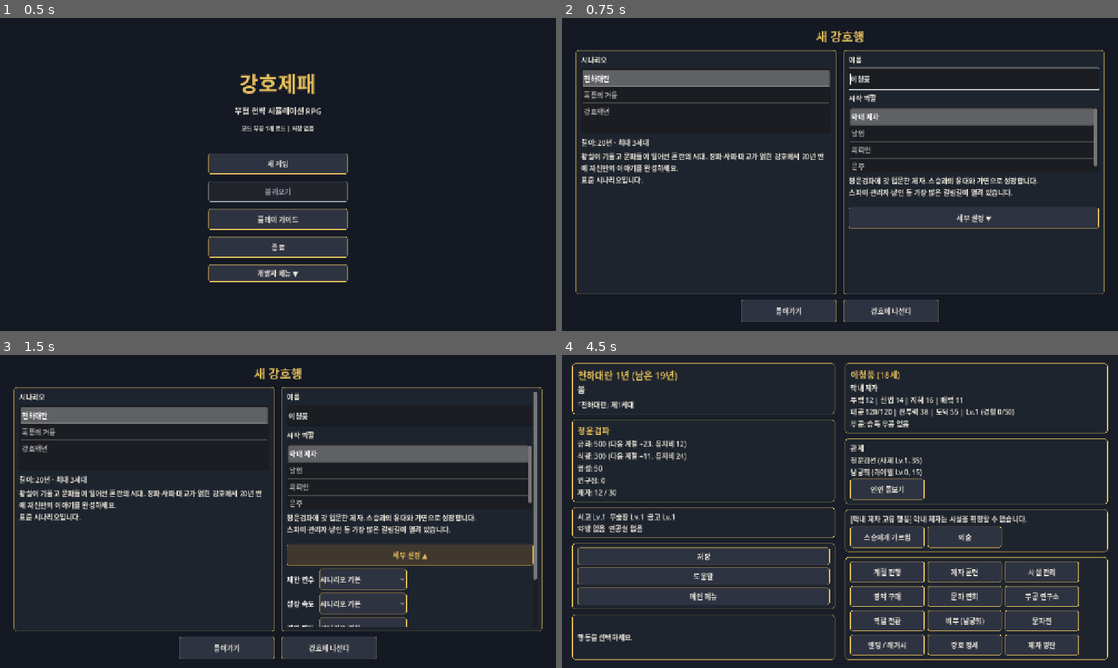
Above: before the commit, frames 1-4 (two rows, left to right).
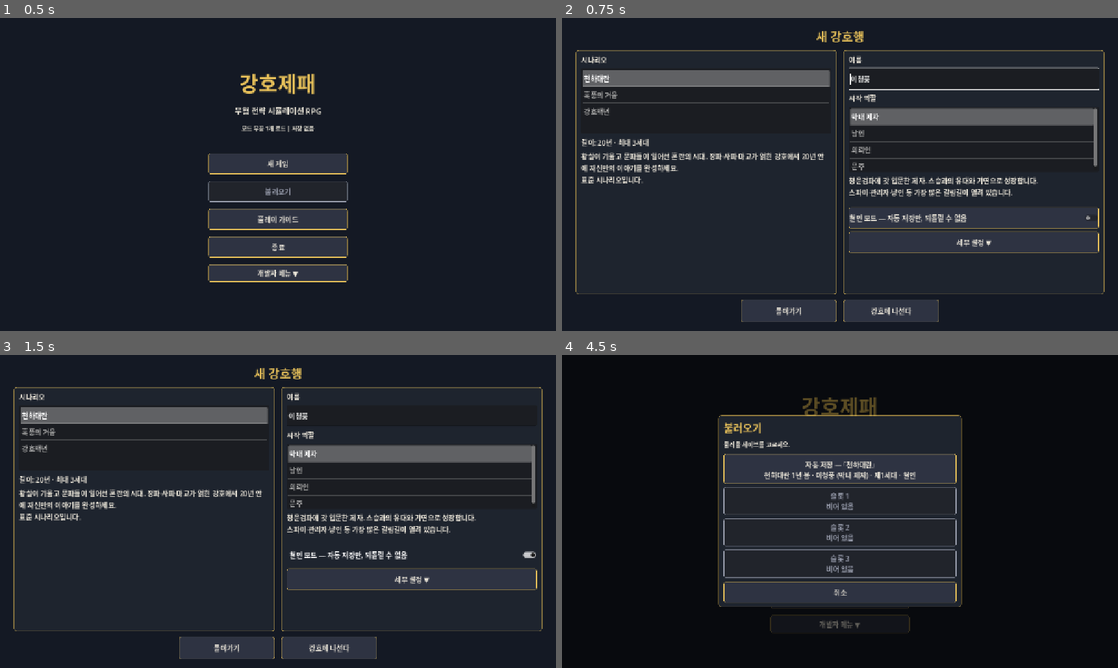
Above: after the commit, the same moments.

Repository: soulfactorx/StrongholdEmpire
Game: Godot game, scene res://scenes/main.tscn
Same seed, same stepped clock (60 frames per second), same inputs: the game is played once before the commit and once after it.
Inputs (mouse positions are in pixels of both pictures, inside the frame that each line leads up to):
- Up to frame 1 (0.5 s): no input
- Up to frame 2 (0.75 s): click "새 게임" at 0.5 s
- Up to frame 3 (1.5 s): click (411, 555) at 1.25 s, where only the run after the commit has a clickable "철인 모드 — 자동 저장만, 되돌릴 수 없음"
- Up to frame 4 (4.5 s): click "강호에 나선다" at 2 s; click "저장" at 2.75 s; click "메인 메뉴" at 3.5 s; click "불러오기" at 4.25 s

Frame 1 is identical in both runs. In frame 2, 0.8% of the frame differs, in the area x 51-97%, y 62-76%; in frame 3, 4.3%; in frame 4, 78%, in the area x 0-100%, y 0-100%.

Commit message:
M8-4 저장: 슬롯 3개와 자동 저장, 철인 모드, 세이브 마이그레이션
- 저장 슬롯: 자동 저장 + 수동 1~3. 슬롯 1은 예전 세이브 파일 이름 그대로라 기존 세이브가 이어진다
  - 세이브에 요약(날짜·인물·역할·시나리오·세대·철인·엔딩)을 넣어 슬롯 목록에 표시
  - 경영 화면 [저장] → 슬롯 고르기, 메인 메뉴 [불러오기] → 자동/슬롯 고르기 (빈 슬롯은 비활성)
- 자동 저장: 계절 진행이 끝날 때, 경영 화면에서 메인 메뉴로 나갈 때
- 철인 모드: 새 게임 화면에서 선택. 수동 저장 없이 자동 저장만 쓴다
- SaveManager.migrate: 버전별로 생긴 항목을 오래된 버전부터 기본값으로 채운다.
  더 새 버전의 세이브와 손상된 세이브는 거부
- 테스트·경제 시뮬레이터는 별도 세이브 폴더를 써서 실제 세이브를 건드리지 않는다
- 스모크 테스트 추가 (827 → 856개 검사), 도움말·구현 계획 갱신

Co-Authored-By: Claude Opus 5.5 <noreply@anthropic.com>
Claude-Session: https://claude.ai/code/session_01XbdTiwmV8RT66UTYn7Aesn

Diff:
--- a/scenes/UI/new_game_screen.tscn
+++ b/scenes/UI/new_game_screen.tscn
@@ -118,6 +118,12 @@
 text = "역할 설명"
 autowrap_mode = 3
 
+[node name="IronmanCheck" type="CheckButton" parent="Margin/VBox/Columns/CharacterPanel/Scroll/CharacterVBox"]
+unique_name_in_owner = true
+custom_minimum_size = Vector2(0, 48)
+layout_mode = 2
+text = "철인 모드 — 자동 저장만, 되돌릴 수 없음"
+
 [node name="SettingsToggle" type="Button" parent="Margin/VBox/Columns/CharacterPanel/Scroll/CharacterVBox"]
 unique_name_in_owner = true
 custom_minimum_size = Vector2(0, 48)
--- a/scripts/Systems/game_manager.gd
+++ b/scripts/Systems/game_manager.gd
@@ -26,6 +26,8 @@
 var legacy_records: Array[LegacyData] = []
 ## 전투에서 본 상대 무공 {무공 id: {id, name, element}} — 무공 연구소에서 분석한다. 세대를 넘어 남는다.
 var observed_arts: Dictionary = {}
+## 철인 모드 (자동 저장만, 수동 저장 불가)
+var ironman: bool = false
 ## 우리 문파를 침공해 온 세력 id (대응을 고르기 전까지). 없으면 ""
 var pending_invasion: String = ""
 ## 강호 소식 (세력 AI의 행동, 최근 것이 뒤에)
@@ -57,14 +59,17 @@
 
 ## 새 게임을 시작한다. role_id는 StartingRoles.ROLES의 id.
 ## overrides는 새 게임 "세부 설정"에서 바꾼 시나리오 파라미터다.
+## ironman: 철인 모드. 자동 저장 하나만 쓰고 수동 저장을 할 수 없어 선택을 되돌릴 수 없다.
 func start_new_game(
 	display_name: String,
 	role_id: String,
 	scenario_id: String = ScenarioManager.DEFAULT_ID,
-	overrides: Dictionary = {}
+	overrides: Dictionary = {},
+	ironman_mode: bool = false
 ) -> void:
 	ScenarioManager.activate(scenario_id, overrides)
 	_initialize_new_game(role_id, display_name)
+	ironman = ironman_mode
 	is_game_active = true
 	EventBus.character_updated.emit(player_character)
 	EventBus.resources_changed.emit(player_sect)
@@ -192,6 +197,7 @@
 	# 침공을 받은 계절에는 기연 대신 침공에 대응한다.
 	if not is_game_over() and pending_invasion.is_empty():
 		_try_trigger_event()
+	autosave()
 	EventBus.turn_advanced.emit(current_year, get_current_season())
 	EventBus.resources_changed.emit(player_sect)
 
@@ -912,8 +918,30 @@
 	mod_martial_arts = _ModLoader.load_martial_arts_from_json()
 
 
-func save_game() -> Dictionary:
+## 수동 저장. 철인 모드에서는 할 수 없다.
+func save_game(slot: int = 1) -> Dictionary:
+	if ironman and slot != _SaveManager.AUTO_SLOT:
+		return {"success": false, "message": "철인 모드에서는 계절이 바뀔 때 자동으로만 저장됩니다."}
+	return _SaveManager.save_game(_build_save_state(), slot)
+
+
+## 계절이 바뀔 때마다 자동 저장 슬롯에 저장한다.
+func autosave() -> Dictionary:
+	return _SaveManager.save_game(_build_save_state(), _SaveManager.AUTO_SLOT)
+
+
+func _build_save_state() -> Dictionary:
 	var state: Dictionary = {
+		"summary": {
+			"name": player_character.display_name,
+			"role": player_character.get_role_name(),
+			"date": get_date_text(),
+			"scenario": ScenarioManager.current.get("title", ""),
+			"generation": generation,
+			"ironman": ironman,
+			"ending": EndingManager.get_ending(current_ending_id).get("title", "") if not current_ending_id.is_empty() else "",
+		},
+		"ironman": ironman,
 		"version": _SaveManager.SAVE_VERSION,
 		"scenario_id": ScenarioManager.current_id,
 		"scenario_overrides": ScenarioManager.user_overrides,
@@ -938,11 +966,11 @@
 		"relationships": _SaveManager.serialize_relationships(player_relationships),
 		"legacy_records": _SaveManager.serialize_legacy(legacy_records),
 	}
-	return _SaveManager.save_game(state)
-
-
-func load_game() -> Dictionary:
-	var result: Dictionary = _SaveManager.load_game()
+	return state
+
+
+func load_game(slot: int = 1) -> Dictionary:
+	var result: Dictionary = _SaveManager.load_game(slot)
 	if not result["success"]:
 		return result
 	_apply_save_data(result["data"])
@@ -971,6 +999,7 @@
 		role_history.append(str(role_name))
 	# 역할 자원이 없는 구버전 세이브는 기본값으로 시작한다.
 	role_state = RoleActions.restore_state(data.get("role_state", {}))
+	ironman = data.get("ironman", false) == true
 	challenge_target = str(data.get("challenge_target", ""))
 	pending_invasion = str(data.get("pending_invasion", ""))
 	world_news.clear()
@@ -1012,8 +1041,8 @@
 	refresh_role_transitions()
 
 
-func has_save_file() -> bool:
-	return _SaveManager.has_save()
+func has_save_file(slot: int = -1) -> bool:
+	return _SaveManager.has_save(slot)
 
 
 func _apply_event_result(result: Dictionary) -> void:
--- a/scripts/Systems/save_manager.gd
+++ b/scripts/Systems/save_manager.gd
@@ -1,30 +1,116 @@
 class_name SaveManager
 extends RefCounted
 
-const SAVE_PATH := "user://save_slot_1.json"
+## 세이브 파일: 자동 저장 슬롯(0)과 수동 슬롯 1~SLOT_COUNT. 슬롯 1은 예전 단일 슬롯 파일과 같은 이름이다.
+## 불러올 때 migrate()가 버전을 순서대로 올린다.
+
 const SAVE_VERSION := 12
-
-
-static func save_game(state: Dictionary) -> Dictionary:
-	var file := FileAccess.open(SAVE_PATH, FileAccess.WRITE)
+const SLOT_COUNT := 3
+const AUTO_SLOT := 0
+
+## 세이브 폴더. 테스트는 다른 폴더를 써서 실제 세이브를 건드리지 않는다.
+static var save_dir: String = "user://"
+
+## 버전별로 새로 생긴 항목과 기본값. 그 버전보다 오래된 세이브에 없으면 채운다.
+## (캐릭터·문파 안의 새 필드는 deserialize_* 함수가 기본값을 넣는다)
+const MIGRATIONS: Dictionary = {
+	4: {"flag_turns": {}, "role_history": []},
+	6: {"scenario_id": "cheonha", "scenario_overrides": {}},
+	8: {"role_state": {}},
+	10: {"observed_arts": {}, "analyzed_elements": []},
+	11: {"challenge_target": ""},
+	12: {"pending_invasion": "", "world_news": []},
+}
+
+
+static func get_slot_path(slot: int) -> String:
+	if slot == AUTO_SLOT:
+		return save_dir.path_join("save_auto.json")
+	return save_dir.path_join("save_slot_%d.json" % slot)
+
+
+static func is_valid_slot(slot: int) -> bool:
+	return slot >= AUTO_SLOT and slot <= SLOT_COUNT
+
+
+static func save_game(state: Dictionary, slot: int = 1) -> Dictionary:
+	if not is_valid_slot(slot):
+		return {"success": false, "message": "없는 저장 슬롯입니다."}
+	DirAccess.make_dir_recursive_absolute(save_dir)
+	var file := FileAccess.open(get_slot_path(slot), FileAccess.WRITE)
 	if file == null:
 		return {"success": false, "message": "세이브 파일을 쓸 수 없습니다."}
 	file.store_string(JSON.stringify(state, "\t"))
-	return {"success": true, "message": "게임을 저장했습니다."}
-
-
-static func load_game() -> Dictionary:
-	if not FileAccess.file_exists(SAVE_PATH):
+	var where: String = "자동 저장" if slot == AUTO_SLOT else "슬롯 %d" % slot
+	return {"success": true, "message": "게임을 저장했습니다. (%s)" % where}
+
+
+static func load_game(slot: int = 1) -> Dictionary:
+	if not is_valid_slot(slot) or not FileAccess.file_exists(get_slot_path(slot)):
 		return {"success": false, "message": "저장된 게임이 없습니다."}
-	var file := FileAccess.open(SAVE_PATH, FileAccess.READ)
-	var json := JSON.new()
-	if json.parse(file.get_as_text()) != OK:
+	var data: Variant = _read(slot)
+	if not data is Dictionary:
 		return {"success": false, "message": "세이브 파일이 손상되었습니다."}
-	return {"success": true, "message": "게임을 불러왔습니다.", "data": json.data}
-
-
-static func has_save() -> bool:
-	return FileAccess.file_exists(SAVE_PATH)
+	if int(data.get("version", 1)) > SAVE_VERSION:
+		return {"success": false, "message": "더 새로운 버전의 게임에서 만든 세이브입니다."}
+	return {"success": true, "message": "게임을 불러왔습니다.", "data": migrate(data)}
+
+
+static func _read(slot: int) -> Variant:
+	var file := FileAccess.open(get_slot_path(slot), FileAccess.READ)
+	if file == null:
+		return null
+	return JSON.parse_string(file.get_as_text())
+
+
+## 슬롯을 하나도 쓰지 않았으면 false. slot을 주면 그 슬롯만 본다.
+static func has_save(slot: int = -1) -> bool:
+	if slot >= 0:
+		return FileAccess.file_exists(get_slot_path(slot))
+	for i in range(AUTO_SLOT, SLOT_COUNT + 1):
+		if FileAccess.file_exists(get_slot_path(i)):
+			return true
+	return false
+
+
+static func delete_save(slot: int) -> void:
+	if has_save(slot):
+		DirAccess.remove_absolute(get_slot_path(slot))
+
+
+## 슬롯 목록에 보여 줄 요약: {exists, title, detail}. 세이브의 summary 항목을 읽는다.
+static func get_slot_summary(slot: int) -> Dictionary:
+	var label: String = "자동 저장" if slot == AUTO_SLOT else "슬롯 %d" % slot
+	if not has_save(slot):
+		return {"exists": false, "title": label, "detail": "비어 있음"}
+	var data: Variant = _read(slot)
+	if not data is Dictionary:
+		return {"exists": true, "title": label, "detail": "손상된 세이브"}
+	var summary: Dictionary = data.get("summary", {})
+	var detail: String = "%s · %s (%s) · 제%d세대" % [
+		summary.get("date", "?"), summary.get("name", "?"), summary.get("role", "?"), int(summary.get("generation", 1)),
+	]
+	if summary.get("ironman", false):
+		detail += " · 철인"
+	if not str(summary.get("ending", "")).is_empty():
+		detail += " · " + str(summary["ending"])
+	return {"exists": true, "title": "%s — 「%s」" % [label, summary.get("scenario", "")], "detail": detail}
+
+
+## 오래된 세이브를 현재 버전으로 올린다. 버전마다 새로 생긴 항목에 기본값을 채운다.
+static func migrate(data: Dictionary) -> Dictionary:
+	var version: int = int(data.get("version", 1))
+	var steps: Array = MIGRATIONS.keys()
+	steps.sort()
+	for step in steps:
+		if version >= step:
+			continue
+		var defaults: Dictionary = MIGRATIONS[step]
+		for key in defaults:
+			if not data.has(key):
+				data[key] = defaults[key].duplicate() if defaults[key] is Dictionary or defaults[key] is Array else defaults[key]
+	data["version"] = SAVE_VERSION
+	return data
 
 
 static func serialize_character(character: CharacterData) -> Dictionary:
--- a/scripts/Tests/smoke_test.gd
+++ b/scripts/Tests/smoke_test.gd
@@ -19,6 +19,8 @@
 	"res://scenes/UI/new_game_screen.tscn",
 ]
 
+const TEST_SAVE_DIR := "user://_test_saves/"
+
 var _failures: int = 0
 ## 끝까지 실행된 검사 함수 이름
 var _completed: Dictionary = {}
@@ -26,6 +28,9 @@
 
 
 func _initialize() -> void:
+	# 테스트의 저장(자동 저장 포함)은 실제 세이브와 다른 폴더에 한다.
+	SaveManager.save_dir = TEST_SAVE_DIR
+	_clear_test_saves()
 	_test_scenes_load()
 	_check(_completed.has("_test_scenes_load"), "_test_scenes_load 끝까지 실행")
 	_test_level_curve()
@@ -152,14 +157,23 @@
 	_check(_completed.has("_test_diplomacy_screen"), "_test_diplomacy_screen 끝까지 실행")
 	_test_sect_ai()
 	_check(_completed.has("_test_sect_ai"), "_test_sect_ai 끝까지 실행")
+	_test_save_slots()
+	_check(_completed.has("_test_save_slots"), "_test_save_slots 끝까지 실행")
 	await _test_invasion_flow()
 	_check(_completed.has("_test_invasion_flow"), "_test_invasion_flow 끝까지 실행")
+	await _test_save_screens()
+	_check(_completed.has("_test_save_screens"), "_test_save_screens 끝까지 실행")
 
 	print("스모크 테스트: %d개 검사, %d개 실패" % [_checks, _failures])
 	# 재생 중인 효과음을 멈추고, 오디오 스레드가 재생 객체를 놓을 때까지 잠시 기다린다.
 	root.get_node("AudioManager").stop_all()
 	await create_timer(0.3).timeout
 	quit(1 if _failures > 0 else 0)
+
+
+func _clear_test_saves() -> void:
+	for slot in range(SaveManager.AUTO_SLOT, SaveManager.SLOT_COUNT + 1):
+		SaveManager.delete_save(slot)
 
 
 func _check(condition: bool, label: String) -> void:
@@ -3609,3 +3623,111 @@
 	SceneRouter.goto(self, SceneRouter.MAIN_MENU)
 	await process_frame
 	_completed["_test_invasion_flow"] = true
+
+
+func _test_save_slots() -> void:
+	var gm: Node = root.get_node("GameManager")
+	_clear_test_saves()
+	_check(not gm.has_save_file(), "테스트 세이브 폴더는 비어서 시작")
+
+	# 슬롯마다 따로 저장·불러오기
+	gm.start_new_game("하나", "leader", ScenarioManager.DEFAULT_ID, {"event_rate": 0.0})
+	gm.player_sect.gold = 111
+	_check(gm.save_game(1)["success"] and gm.has_save_file(1) and not gm.has_save_file(2), "슬롯 1 저장")
+	gm.start_new_game("둘", "wanderer", ScenarioManager.DEFAULT_ID, {"event_rate": 0.0})
+	gm.player_sect.gold = 222
+	gm.save_game(2)
+	_check(not gm.save_game(9)["success"], "없는 슬롯 거부")
+	_check(gm.load_game(1)["success"] and gm.player_character.display_name == "하나" and gm.player_sect.gold == 111, "슬롯 1 불러오기")
+	_check(gm.load_game(2)["success"] and gm.player_character.display_name == "둘" and gm.player_sect.gold == 222, "슬롯 2 불러오기")
+	_check(not gm.load_game(3)["success"], "빈 슬롯은 불러올 수 없음")
+	var summary: Dictionary = SaveManager.get_slot_summary(2)
+	_check(summary["exists"] and summary["detail"].contains("둘") and summary["detail"].contains("낭인") and summary["title"].contains("천하대란"), "슬롯 요약: 날짜·인물·역할·시나리오")
+	_check(not SaveManager.get_slot_summary(3)["exists"], "빈 슬롯 요약")
+
+	# 계절이 바뀔 때마다 자동 저장
+	gm.start_new_game("자동", "young_disciple", ScenarioManager.DEFAULT_ID, {"event_rate": 0.0})
+	SaveManager.delete_save(SaveManager.AUTO_SLOT)
+	gm.advance_turn()
+	_check(gm.has_save_file(SaveManager.AUTO_SLOT), "계절 진행 시 자동 저장")
+	var date: String = gm.get_date_text()
+	gm.advance_turn()
+	gm.load_game(SaveManager.AUTO_SLOT)
+	_check(gm.get_date_text() != date and gm.player_character.display_name == "자동", "자동 저장은 가장 최근 계절")
+
+	# 철인 모드: 수동 저장 불가, 자동 저장만
+	gm.start_new_game("철인", "young_disciple", ScenarioManager.DEFAULT_ID, {"event_rate": 0.0}, true)
+	_check(gm.ironman and not gm.save_game(3)["success"] and not gm.has_save_file(3), "철인 모드: 수동 저장 불가")
+	gm.advance_turn()
+	gm.start_new_game("다른 판", "young_disciple", ScenarioManager.DEFAULT_ID, {"event_rate": 0.0})
+	_check(not gm.ironman, "새 게임 기본은 철인 모드 아님")
+	gm.load_game(SaveManager.AUTO_SLOT)
+	_check(gm.ironman and gm.player_character.display_name == "철인", "철인 모드는 세이브에 남음")
+	_check(SaveManager.get_slot_summary(SaveManager.AUTO_SLOT)["detail"].contains("철인"), "슬롯 요약에 철인 모드 표시")
+
+	# 마이그레이션: 오래된 세이브는 버전마다 생긴 항목을 기본값으로 채운다
+	var old: Dictionary = {"version": 3, "current_year": 2, "character": {"display_name": "옛사람"}, "sect": {"gold": 300}}
+	var migrated: Dictionary = SaveManager.migrate(old.duplicate(true))
+	_check(migrated["version"] == SaveManager.SAVE_VERSION, "마이그레이션: 현재 버전으로")
+	var filled: bool = true
+	for step in SaveManager.MIGRATIONS:
+		for key in SaveManager.MIGRATIONS[step]:
+			filled = filled and migrated.has(key)
+	_check(filled and migrated["scenario_id"] == "cheonha" and migrated["world_news"] is Array, "마이그레이션: 버전별 항목 기본값")
+	var newer: Dictionary = SaveManager.migrate({"version": 9, "role_state": {"bounty": 7}})
+	_check(newer["role_state"]["bounty"] == 7 and not newer.has("flag_turns"), "마이그레이션: 이미 있는 항목·이전 버전 항목은 건드리지 않음")
+	var file := FileAccess.open(SaveManager.get_slot_path(3), FileAccess.WRITE)
+	file.store_string(JSON.stringify(old))
+	file = null
+	_check(gm.load_game(3)["success"] and gm.player_character.display_name == "옛사람" and gm.current_year == 2, "버전 3 세이브 불러오기")
+	_check(gm.player_sect.use_roster and gm.player_sect.disciples.size() == gm.player_sect.disciple_count, "옛 세이브도 제자 명단을 갖춤")
+	file = FileAccess.open(SaveManager.get_slot_path(3), FileAccess.WRITE)
+	file.store_string(JSON.stringify({"version": SaveManager.SAVE_VERSION + 1}))
+	file = null
+	_check(not gm.load_game(3)["success"], "더 새 버전의 세이브는 거부")
+	file = FileAccess.open(SaveManager.get_slot_path(3), FileAccess.WRITE)
+	file.store_string("{망가진")
+	file = null
+	_check(not gm.load_game(3)["success"] and SaveManager.get_slot_summary(3)["detail"].contains("손상"), "손상된 세이브 처리")
+	_clear_test_saves()
+	_completed["_test_save_slots"] = true
+
+
+func _test_save_screens() -> void:
+	var gm: Node = root.get_node("GameManager")
+	_clear_test_saves()
+	gm.start_new_game("화면", "leader", ScenarioManager.DEFAULT_ID, {"event_rate": 0.0})
+	SceneRouter.goto(self, SceneRouter.HUB)
+	await process_frame
+	await process_frame
+	var hub: Node = current_scene
+	hub._on_save_pressed()
+	_check(hub.save_popup.visible and hub.save_popup.get_option_count() == SaveManager.SLOT_COUNT, "저장 팝업: 슬롯 %d개" % SaveManager.SLOT_COUNT)
+	hub.save_popup._on_option_pressed("2")
+	_check(gm.has_save_file(2) and hub.log_label.text.contains("슬롯 2"), "화면에서 슬롯 2에 저장")
+	hub._on_main_menu_pressed()
+	await process_frame
+	await process_frame
+	_check(gm.has_save_file(SaveManager.AUTO_SLOT), "메인 메뉴로 나갈 때 자동 저장")
+	var menu: Node = current_scene
+	menu._on_load_pressed()
+	var rows: Array = menu.load_popup._rows.get_children()
+	_check(rows.size() == SaveManager.SLOT_COUNT + 1 and rows[3].disabled and not rows[2].disabled, "불러오기 팝업: 자동 + 슬롯, 빈 슬롯은 비활성")
+	gm.start_new_game("다른", "young_disciple")
+	menu.load_popup._on_option_pressed("2")
+	await process_frame
+	await process_frame
+	_check(current_scene.scene_file_path == SceneRouter.HUB and gm.player_character.display_name == "화면", "메인 메뉴에서 슬롯 2 불러오기")
+	SceneRouter.goto(self, SceneRouter.NEW_GAME)
+	await process_frame
+	await process_frame
+	var screen: Node = current_scene
+	screen.ironman_check.button_pressed = true
+	screen._on_start_pressed()
+	await process_frame
+	_check(gm.ironman, "새 게임 화면: 철인 모드 선택")
+	gm.start_new_game("정리", "young_disciple")
+	SceneRouter.goto(self, SceneRouter.MAIN_MENU)
+	await process_frame
+	_clear_test_saves()
+	_completed["_test_save_screens"] = true
--- a/scripts/Tools/economy_sim.gd
+++ b/scripts/Tools/economy_sim.gd
@@ -9,6 +9,8 @@
 
 
 func _initialize() -> void:
+	# 시뮬레이션의 자동 저장이 실제 세이브를 덮어쓰지 않게 한다.
+	SaveManager.save_dir = "user://_sim_saves/"
 	process_frame.connect(_run, CONNECT_ONE_SHOT)
 
 
--- a/scripts/UI/help_screen.gd
+++ b/scripts/UI/help_screen.gd
@@ -142,7 +142,10 @@
 ■ 시작 / 저장
   메인 메뉴 [새 게임]에서 이름과 시작 역할(막내 제자·낭인·의뢰인·문주)을 고릅니다.
   문파 경영 화면이 중심이며, 모든 활동은 여기서 이동합니다.
-  저장은 경영 화면 왼쪽 [저장], 불러오기는 메인 메뉴에서 합니다. (1슬롯)"""
+  저장: 경영 화면 왼쪽 [저장]에서 슬롯 1~3 중 하나를 고릅니다.
+  자동 저장: 계절이 바뀔 때마다, 그리고 메인 메뉴로 나갈 때 자동 저장 슬롯에 저장됩니다.
+  불러오기: 메인 메뉴 [불러오기]에서 자동 저장과 슬롯 1~3 중 하나를 고릅니다.
+  철인 모드: 새 게임 화면에서 고릅니다. 수동 저장 없이 자동 저장만 쓰므로 선택을 되돌릴 수 없습니다."""
 
 
 func _on_back_pressed() -> void:
--- a/scripts/UI/main_menu.gd
+++ b/scripts/UI/main_menu.gd
@@ -1,6 +1,7 @@
 extends Control
 
 const _UiTheme = preload("res://scripts/UI/ui_theme.gd")
+const _ChoicePopup = preload("res://scripts/UI/choice_popup.gd")
 
 @onready var title_label: Label = %TitleLabel
 @onready var subtitle_label: Label = %SubtitleLabel
@@ -9,10 +10,15 @@
 @onready var load_button: Button = %LoadButton
 @onready var dev_toggle_button: Button = %DevToggleButton
 @onready var dev_panel: Control = %DevPanel
+## 불러올 슬롯을 고르는 팝업
+var load_popup: Control
 
 
 func _ready() -> void:
 	_UiTheme.apply_to_control(self)
+	load_popup = _ChoicePopup.new()
+	add_child(load_popup)
+	load_popup.chosen.connect(_on_load_slot_chosen)
 	_UiTheme.style_label_title(title_label, 48)
 	title_label.text = "강호제패"
 	subtitle_label.text = "무협 전략 시뮬레이션 RPG"
@@ -42,7 +48,17 @@
 
 func _on_load_pressed() -> void:
 	AudioManager.play_click()
-	var result: Dictionary = GameManager.load_game()
+	var options: Array[Dictionary] = []
+	for slot in range(SaveManager.AUTO_SLOT, SaveManager.SLOT_COUNT + 1):
+		var summary: Dictionary = SaveManager.get_slot_summary(slot)
+		options.append({
+			"id": str(slot), "title": summary["title"], "description": summary["detail"], "disabled": not summary["exists"],
+		})
+	load_popup.open("불러오기", "불러올 세이브를 고르세요.", options)
+
+
+func _on_load_slot_chosen(slot: String) -> void:
+	var result: Dictionary = GameManager.load_game(int(slot))
 	status_label.text = result["message"]
 	if result["success"]:
 		AudioManager.play_success()
--- a/scripts/UI/management_screen.gd
+++ b/scripts/UI/management_screen.gd
@@ -36,6 +36,8 @@
 var bond_popup: Control
 ## 침공 대응 팝업
 var invasion_popup: Control
+## 저장 슬롯 팝업
+var save_popup: Control
 ## 대상을 고르는 중인 역할 행동 id
 var _pending_role_action: String = ""
 
@@ -57,6 +59,9 @@
 	invasion_popup = _ChoicePopup.new()
 	add_child(invasion_popup)
 	invasion_popup.chosen.connect(_on_invasion_chosen)
+	save_popup = _ChoicePopup.new()
+	add_child(save_popup)
+	save_popup.chosen.connect(_on_save_slot_chosen)
 	_connect_bus(EventBus.turn_advanced, _on_turn_advanced)
 	_connect_bus(EventBus.resources_changed, _on_resources_changed)
 	_connect_bus(EventBus.character_updated, _on_character_updated)
@@ -390,7 +395,22 @@
 
 func _on_save_pressed() -> void:
 	AudioManager.play_click()
-	var result: Dictionary = GameManager.save_game()
+	if GameManager.ironman:
+		_on_action_message("철인 모드에서는 계절이 바뀔 때 자동으로만 저장됩니다.")
+		return
+	var options: Array[Dictionary] = []
+	for slot in range(1, SaveManager.SLOT_COUNT + 1):
+		var summary: Dictionary = SaveManager.get_slot_summary(slot)
+		options.append({
+			"id": str(slot),
+			"title": summary["title"],
+			"description": ("덮어쓰기 — " if summary["exists"] else "") + summary["detail"],
+		})
+	save_popup.open("저장", "저장할 슬롯을 고르세요. 계절이 바뀔 때마다 자동 저장도 따로 됩니다.", options)
+
+
+func _on_save_slot_chosen(slot: String) -> void:
+	var result: Dictionary = GameManager.save_game(int(slot))
 	_on_action_message(result["message"])
 	if result["success"]:
 		AudioManager.play_success()
@@ -405,4 +425,7 @@
 
 func _on_main_menu_pressed() -> void:
 	AudioManager.play_click()
+	# 메인 메뉴로 나갈 때도 자동 저장해 둔다.
+	if GameManager.is_game_active:
+		GameManager.autosave()
 	SceneRouter.goto(get_tree(), SceneRouter.MAIN_MENU)
--- a/scripts/UI/new_game_screen.gd
+++ b/scripts/UI/new_game_screen.gd
@@ -10,6 +10,7 @@
 @onready var role_desc_label: Label = %RoleDescLabel
 @onready var settings_toggle: Button = %SettingsToggle
 @onready var settings_grid: GridContainer = %SettingsGrid
+@onready var ironman_check: CheckButton = %IronmanCheck
 
 var _scenarios: Array[Dictionary] = []
 var _role_ids: Array = []
@@ -100,7 +101,8 @@
 func _on_start_pressed() -> void:
 	AudioManager.play_click()
 	GameManager.start_new_game(
-		name_edit.text, _selected_role_id, _selected_scenario.get("id", ScenarioManager.DEFAULT_ID), get_overrides()
+		name_edit.text, _selected_role_id, _selected_scenario.get("id", ScenarioManager.DEFAULT_ID), get_overrides(),
+		ironman_check.button_pressed
 	)
 	SceneRouter.goto(get_tree(), SceneRouter.HUB)
 
Not shown, changed: docs/구현_계획.md
